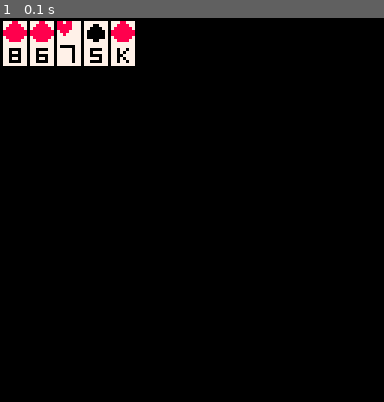
Above: before the commit, frame 1.
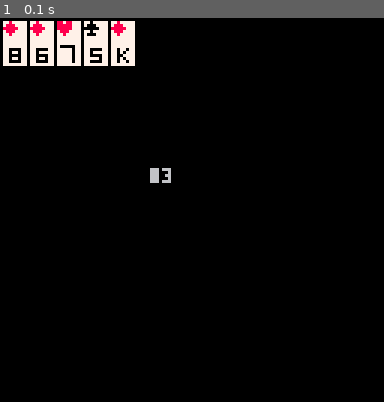
Above: after the commit, the same moment.

Repository: BertrandHustle/place_your_bets
Game: PICO-8 cartridge place_your_bets.p8
Two runs of this game, one before a commit and one after it. Both use one fixed random seed, a clock stepped at 60 frames per second and the inputs below.
Inputs:
- Up to frame 1 (0.1 s): no input

The runs differ from the first frame. In frame 1, 0.9% of the frame differs, in the area x 0-45%, y 0-43%.

Commit message:
created Card class

Diff:
--- a/card.lua
+++ /dev/null
@@ -1,4 +0,0 @@
-card = {
-    suit = nil,
-    value = nil
-}
--- a/main.lua
+++ b/main.lua
@@ -1,34 +1,45 @@
+-- Poker --
 suits = {'clubs', 'diamonds', 'hearts', 'spades'}
 suit_mappings = {clubs=16, diamonds=17, hearts=18, spades=19}
+
+Card = {
+    suit = nil,
+    value = nil,
+}
+
+function Card:new(suit, value)
+	local obj = {suit=suit, value=value}
+	return setmetatable(obj, {__index = self})
+end
+
+function Card:render_card(init_x, init_y)
+	print(self.value, 50, 50)
+	spr(suit_mappings[self.suit], init_x, init_y)
+	spr(self.value, init_x, init_y*8)
+end
+
+hand = {}
 
 function create_deck()
 	deck = {}
 	for i=1, #suits do
 		for j=1, 13 do
-			add(deck, {suit=suits[i], val=j})
+			local card = Card:new(suits[i], j)
+            add(deck, card)
 		end
 	end
 	return deck
 end
 
---[[
-1,1  1,9   1,18
-9,1  9,9   9,18
-18,1 18,9 18,18
---]]
-
-function draw_card(init_x, init_y)
-  	local card = rnd(deck)
-	spr(suit_mappings[card.suit], init_x, init_y)
-	spr(card.val, init_x, init_y*8)
-end
-
 function draw_hand(init_x, init_y)
 	for i=1,5 do
-		draw_card(init_x, init_y)
+		local card = rnd(deck)
+		card:render_card(init_x, init_y)
+		add(hand, card)
 		init_x += 9
 	end
 end
+-- Poker --
 
 function _init()
 	cls()
@@ -40,5 +51,5 @@
 	-- update_ply1()
 end
 function _draw()
-	-- draw_card()
+	-- render_card()
 end
--- a/place_your_bets.p8
+++ b/place_your_bets.p8
@@ -11,11 +11,11 @@
 77777777777077777700007777000077777770777777707777077077777770777707707777777077770707077777077770770077770707770000000000000000
 77777777770007777777777777777777777770777700007777000077777770777700007777000077770700077700077777000077770770770000000000000000
 77777777777777777777777777777777777777777777777777777777777777777777777777777777777777777777777777777707777777770000000000000000
-77000077777887778878877777777777000000000000000000000000000000000000000000000000000000000000000000000000000000000000000000000000
-00700700778888778888877777700777000000000000000000000000000000000000000000000000000000000000000000000000000000000000000000000000
-00000000788888878888877777000077000000000000000000000000000000000000000000000000000000000000000000000000000000000000000000000000
-00000000888888887888777770000007000000000000000000000000000000000000000000000000000000000000000000000000000000000000000000000000
-00000000888888887787777770000007000000000000000000000000000000000000000000000000000000000000000000000000000000000000000000000000
-00700700788888877777777770000007000000000000000000000000000000000000000000000000000000000000000000000000000000000000000000000000
-77700777778888777777777777700777000000000000000000000000000000000000000000000000000000000000000000000000000000000000000000000000
-77000077777887777777777777000077000000000000000000000000000000000000000000000000000000000000000000000000000000000000000000000000
+70007777778777778878877777077777000000000000000000000000000000000000000000000000000000000000000000000000000000000000000000000000
+00000777788877778888877770007777000000000000000000000000000000000000000000000000000000000000000000000000000000000000000000000000
+07070777888887778888877700000777000000000000000000000000000000000000000000000000000000000000000000000000000000000000000000000000
+77077777788877777888777777077777000000000000000000000000000000000000000000000000000000000000000000000000000000000000000000000000
+70007777778777777787777770007777000000000000000000000000000000000000000000000000000000000000000000000000000000000000000000000000
+77777777777777777777777777777777000000000000000000000000000000000000000000000000000000000000000000000000000000000000000000000000
+77777777777777777777777777777777000000000000000000000000000000000000000000000000000000000000000000000000000000000000000000000000
+77777777777777777777777777777777000000000000000000000000000000000000000000000000000000000000000000000000000000000000000000000000
